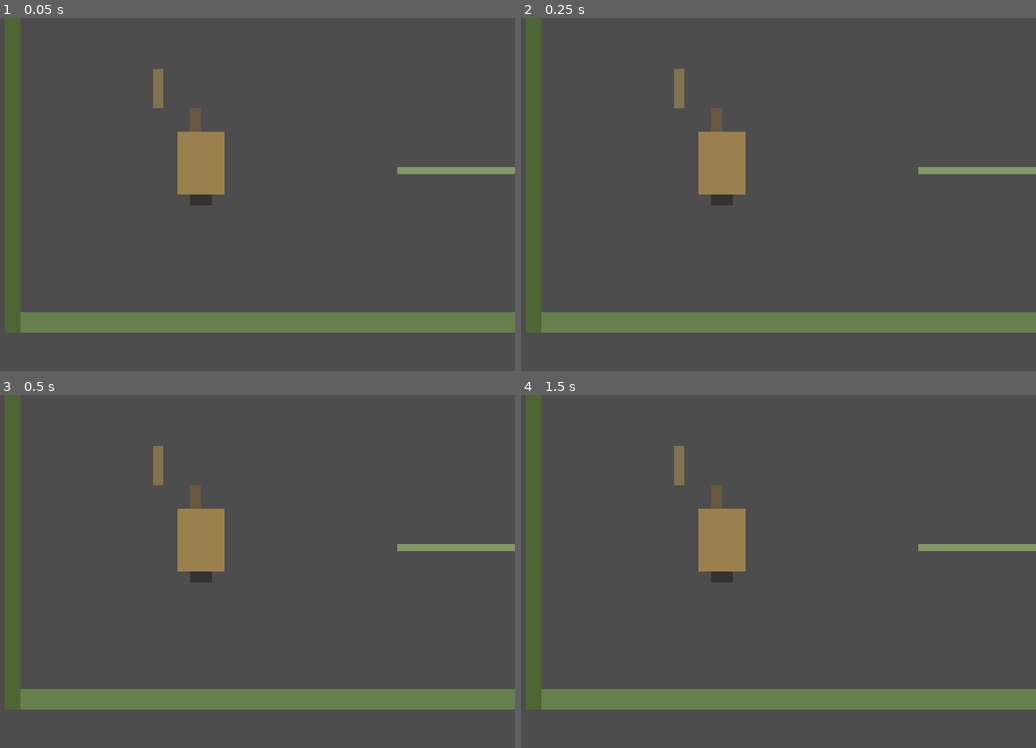
Above: before the commit, frames 1-4 (two rows, left to right).
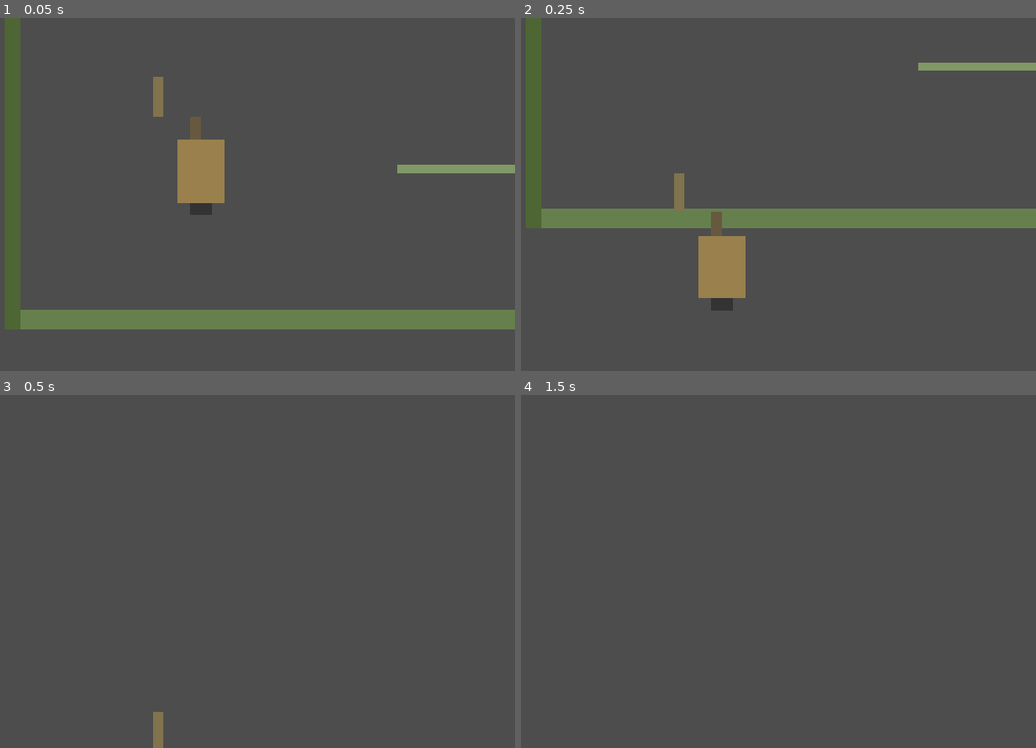
Above: after the commit, the same moments.

Repository: TsilenT/chairfighter
Game: Godot game, scene res://scenes/main/Main.tscn
Two runs of this game, one before a commit and one after it. Both use one fixed random seed, a clock stepped at 60 frames per second and the inputs below.
Inputs:
- Up to frame 1 (0.05 s): no input
- Up to frame 2 (0.25 s): no input
- Up to frame 3 (0.5 s): no input
- Up to frame 4 (1.5 s): hold Space (jump) 0.53-1.28 s; hold D (move_right) from 0.53 s (still down); tap Enter at 1.25 s; tap Space (jump) at 1.35 s

The runs differ from the first frame. In frame 1, 2.4% of the frame differs, in the area x 0-100%, y 14-90%; in frame 2, 17%, in the area x 0-100%, y 12-90%; in frame 3, 11%; in frame 4, 11%.
Error before the commit: Parse Error: Unexpected "Indent" in class body. (res://scripts/player/Player.gd:12)

Commit message:
fix: review basic chair movement

Diff:
--- a/project.godot
+++ b/project.godot
@@ -23,11 +23,11 @@
 
 move_left={
 "deadzone": 0.5,
-"events": [Object(InputEventKey,"physical_keycode":65), Object(InputEventKey,"physical_keycode":4194320), Object(InputEventJoypadButton,"button_index":13)]
+"events": [Object(InputEventKey,"physical_keycode":65), Object(InputEventKey,"physical_keycode":4194320), Object(InputEventJoypadButton,"button_index":13), Object(InputEventJoypadMotion,"axis":0,"axis_value":-1.0)]
 }
 move_right={
 "deadzone": 0.5,
-"events": [Object(InputEventKey,"physical_keycode":68), Object(InputEventKey,"physical_keycode":4194322), Object(InputEventJoypadButton,"button_index":14)]
+"events": [Object(InputEventKey,"physical_keycode":68), Object(InputEventKey,"physical_keycode":4194322), Object(InputEventJoypadButton,"button_index":14), Object(InputEventJoypadMotion,"axis":0,"axis_value":1.0)]
 }
 jump={
 "deadzone": 0.5,
--- a/scenes/main/Main.tscn
+++ b/scenes/main/Main.tscn
@@ -1,6 +1,5 @@
-[gd_scene load_steps=3 format=3 uid="uid://main_scene_v2"]
+[gd_scene load_steps=2 format=3 uid="uid://main_scene_v2"]
 
-[ext_resource type="PackedScene" path="res://scenes/player/Player.tscn" id="1ply"]
 [ext_resource type="PackedScene" path="res://scenes/levels/TestLevel.tscn" id="2lvl"]
 
 [node name="Main" type="Node2D" uid="uid://main_root"]
@@ -8,11 +7,3 @@
 [node name="LevelContainer" type="Node2D" uid="uid://levcontainer" parent="."]
 
 [node name="TestLevel" parent="LevelContainer" uid="uid://main_testlvl" instance=ExtResource("2lvl")]
-
-[node name="PlayerContainer" type="Node2D" uid="uid://plycontainer" parent="."]
-
-[node name="Player" parent="PlayerContainer" uid="uid://main_player" instance=ExtResource("1ply")]
-position = Vector2(200, 500)
-
-[node name="Camera2D" type="Camera2D" uid="uid://maincam" parent="."]
-position = Vector2(640, 360)
--- a/scenes/player/Player.tscn
+++ b/scenes/player/Player.tscn
@@ -8,10 +8,8 @@
 [sub_resource type="RectangleShape2D" id="3" uid="uid://ftcol"]
 size = Vector2(40, 10)
 
-[sub_resource type="RectangleShape2D" id="4" uid="uid://hitcol"]
-extents = Vector2(32, 20)
-
 [node name="Player" type="CharacterBody2D" uid="uid://player_node"]
+script = ExtResource("1plyr")
 
 [node name="ChairBody" type="ColorRect" parent="." uid="uid://chairbody"]
 offset_left = -24.0
@@ -56,10 +54,8 @@
 position = Vector2(0, 0)
 shape = SubResource("3")
 
-[node name="Hitbox" type="CollisionShape2D" uid="uid://hitbox" parent="."]
-position = Vector2(0, -28)
-shape = SubResource("4")
-
 [node name="Camera2D" type="Camera2D" uid="uid://cam2d" parent="."]
 position = Vector2(0, 0)
 zoom = Vector2(2, 2)
+position_smoothing_enabled = true
+position_smoothing_speed = 8.0
--- a/scripts/player/Player.gd
+++ b/scripts/player/Player.gd
@@ -9,17 +9,18 @@
 ## Movement tuning constants
 @export_group("Movement")
 @export	var	max_speed := 280.0
-	@export	var	acceleration := 1800.0
-	@export	var	deceleration := 2000.0
-	@export	var	air_control := 0.5  # multiplier applied to accel/decel in air
+@export	var	acceleration := 1800.0
+@export	var	deceleration := 2000.0
+@export	var	air_control := 0.5  # multiplier applied to accel/decel in air
+@export	var	gravity := 980.0
 
 ## Jump tuning constants
 @export_group("Jump")
 @export	var	jump_velocity := -520.0
-	@export	var	gravity_scale := 3.5
-	@export	var	gravity_extra := 3.0  # extra gravity multiplier when releasing jump early
-	@export var coyote_time := 0.1
-	@export var jump_buffer_time := 0.15
+@export	var	gravity_scale := 3.5
+@export	var	gravity_extra := 3.0  # extra gravity multiplier when releasing jump early
+@export var coyote_time := 0.1
+@export var jump_buffer_time := 0.15
 
 ## Camera
 @export_group("Camera")
@@ -38,7 +39,7 @@
 # ─────────────────────────────────────────
 
 func is_jumping() -> bool:
-	return not is_on_floor() and vertical_velocity < 0.0
+	return not is_on_floor() and velocity.y < 0.0
 
 
 func is_on_ground() -> bool:
@@ -55,6 +56,9 @@
 
 func _ready() -> void:
 	_camera = find_child("Camera2D") as Camera2D
+	if _camera != null:
+		_camera.make_current()
+		_camera.position = Vector2.ZERO
 
 
 # ─────────────────────────────────────────
@@ -62,8 +66,8 @@
 # ─────────────────────────────────────────
 
 func _physics_process(delta: float) -> void:
-	# Clamp delta to avoid huge jumps on frame drops
-	delta = snapped(delta, 1.0 / 30.0)
+	# Clamp delta to avoid huge jumps on frame drops without zeroing normal 60 FPS ticks.
+	delta = min(delta, 1.0 / 30.0)
 
 	# Track coyote time and jump buffer timers
 	_handle_coyote(delta)
@@ -80,9 +84,8 @@
 	if dir != 0.0:
 		_move_horizontal(dir, delta)
 		_flip_sprite(dir)
-	elif _ground_vel_zeroed:
+	else:
 		velocity.x = move_toward(velocity.x, 0.0, deceleration * delta)
-		_ground_vel_zeroed = false
 
 	# Jump execution (from buffer)
 	if _jump_buffer_duration > 0.0:
@@ -100,8 +103,7 @@
 			velocity.x = 0.0
 			_ground_vel_zeroed = true
 
-	# Camera follow
-	_handle_camera(delta)
+	# Camera follow is handled by the active Camera2D child.
 
 
 # ─────────────────────────────────────────
@@ -131,17 +133,14 @@
 
 
 func _handle_jump_buffer(delta: float) -> void:
-	if not Input.is_action_pressed("jump"):
-		_jump_buffer_duration = 0.0
+	# Keep buffered jump presses alive even if the player releases before landing.
+	# Variable jump height is handled separately by extra gravity after release.
+	pass
 
 
 func _get_jump_multiplier() -> float:
-	if is_on_floor():
-		return 1.0
 	if not Input.is_action_pressed("jump"):
 		return 0.5  # variable height: released early
-	if _get_move_direction() == 0:
-		return 1.0  # stationary jump gets full height
 	return 1.0
 
 
@@ -156,7 +155,7 @@
 
 
 func _execute_jump() -> void:
-	velocity.y = -jump_velocity * _get_jump_multiplier()
+	velocity.y = jump_velocity * _get_jump_multiplier()
 	_coyote_duration = 0.0
 
 
@@ -174,25 +173,18 @@
 		accel *= deceleration / acceleration  # ~1.56x faster decel
 	var prev_vel: float = velocity.x
 	velocity.x = move_toward(prev_vel, target_vel, accel * delta)
-	# Snap when very close
-	if sign(prev_vel - target_vel) != sign(velocity.x - prev_vel):
+	# Snap when very close.
+	if abs(velocity.x - target_vel) < 1.0:
 		velocity.x = target_vel
 
 
 func _flip_sprite(dir: float) -> void:
-	var sprite: Sprite2D = find_child("Sprite2D") as Sprite2D
-	if sprite != null:
-		sprite.flip_h = (dir < 0)
-	var anim: AnimationPlayer = find_child("AnimationPlayer") as AnimationPlayer
-	if anim != null:
-		anim.playback_speed = sign(dir)
+	# Placeholder art uses ColorRect nodes, so mirror the root scale for now.
+	if dir != 0.0:
+		scale.x = abs(scale.x) * sign(dir)
 
 
 func _handle_camera(delta: float) -> void:
 	if _camera != null:
-		var target := position
-		var smoothed := Vector2(
-			lerp(_camera.position.x, target.x, 1.0 - exp(-cam_smoothing * delta)),
-			lerp(_camera.position.y, target.y, 1.0 - exp(-cam_smoothing * delta))
-		)
-		_camera.position = smoothed
+		_camera.position_smoothing_enabled = true
+		_camera.position_smoothing_speed = cam_smoothing
Not shown: 1 places in scenes/player/Player.tscn that only renumber resources
